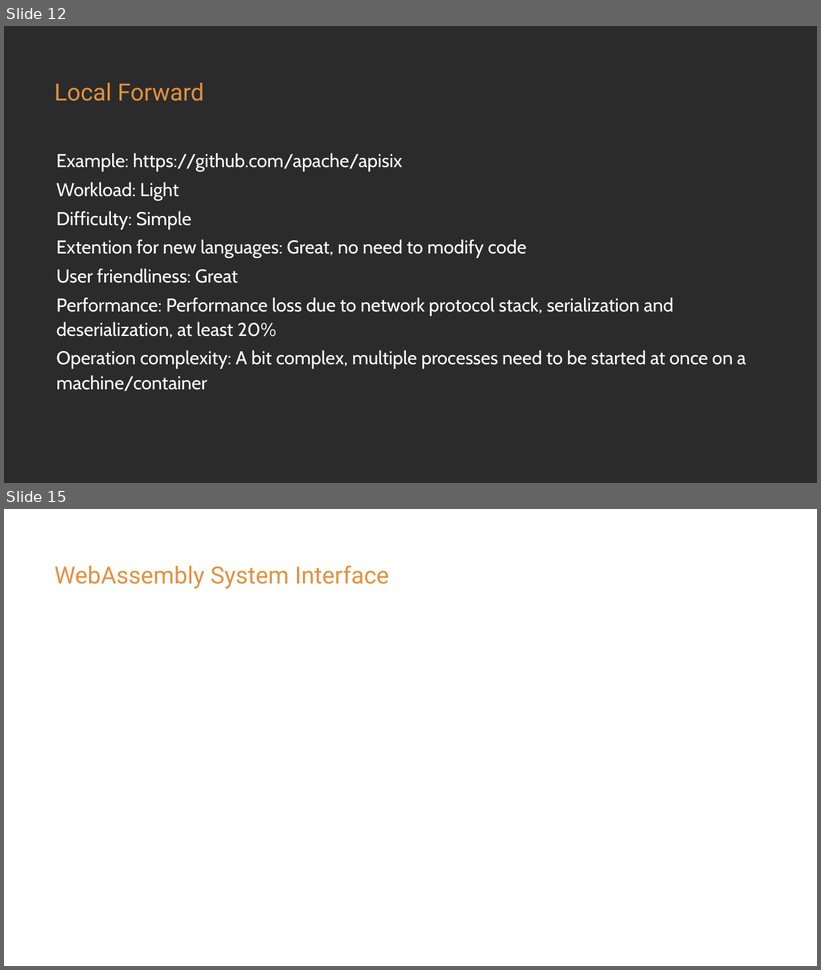
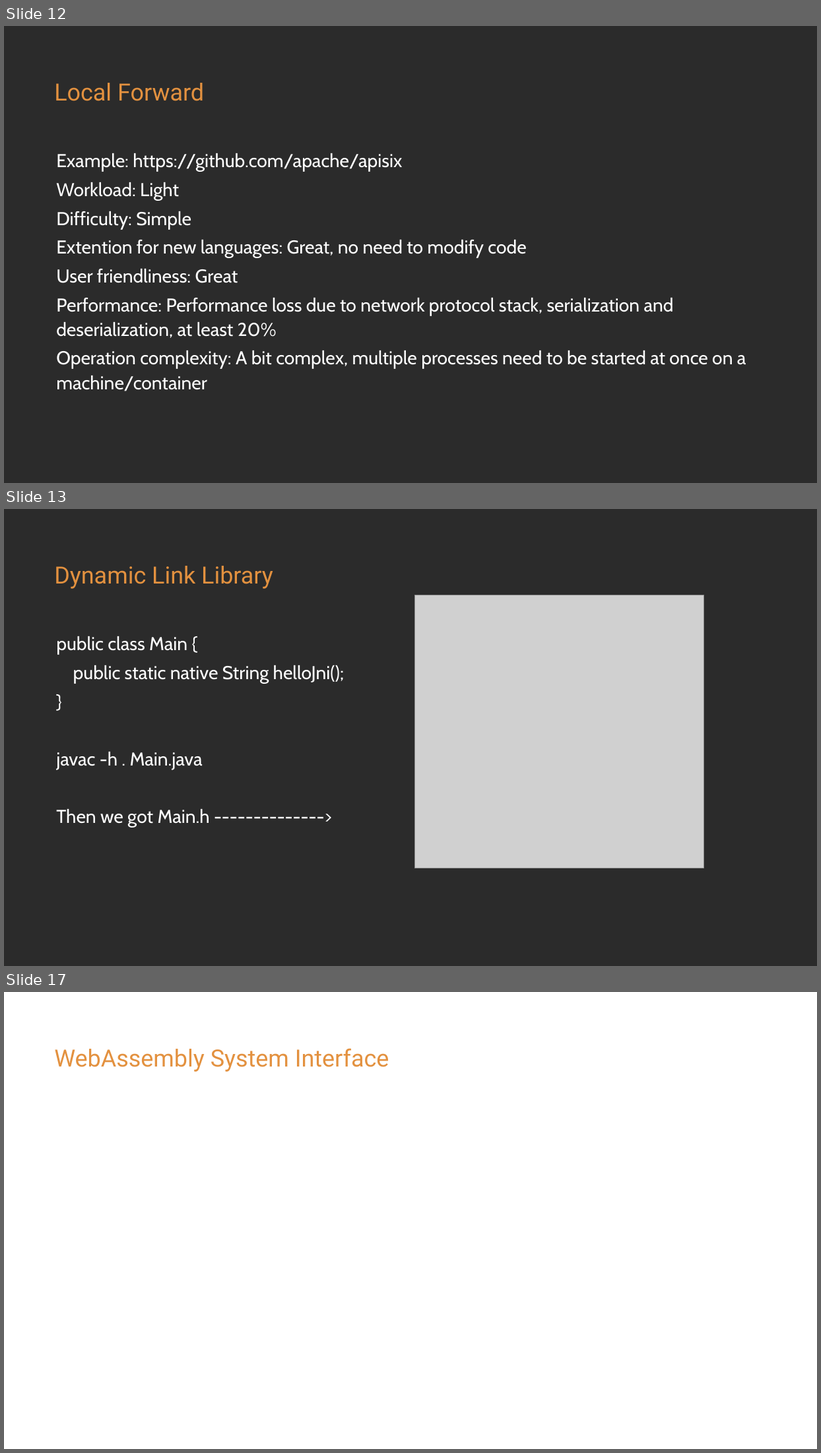
Before and after one commit to loongs-zhang/ACOCA2024-PlayWithWASM, a slide deck: PlayWithWASM.pptx. Shown one above the other, each under a label of ours: slides 12 and 15 before the commit, slides 12, 13 and 17 after it; the slides between them are not shown. The pictures are 821x970 and 821x1453 pixels, drawn with LibreOffice and Linux fonts; fonts in the diff are those of the drawing; grey boxes stand for pictures; background and template pictures are left out; a plain dark background stands for a picture behind light text. Boxes give left, top, right and bottom in pixels: in the first picture for what was removed or moved away, otherwise in the second. Text is boxed around its words. In the diff, an @@ line names an element or a change of style, - is before the commit and + after.

```diff
--- a/PlayWithWASM.pptx
+++ b/PlayWithWASM.pptx
@@ slide 13 added at box(4, 509, 817, 966), background picture (left out) @@
@@ text added at box(54, 566, 273, 589), 56 pt, text gradient #E3913F to #732D79 @@
+Dynamic Link Library
@@ picture added at box(415, 595, 704, 869) @@
@@ text added at box(56, 636, 344, 827), 44 pt, text #FFFFFF @@
+public class Main {
+public static native String helloJni();
+}
+javac -h . Main.java
+Then we got Main.h -------------->
@@ what was slide 15 is now slide 17 @@
```
Also in this commit, not shown: 5 slides changed, 1 other slide added, 1 other file.
